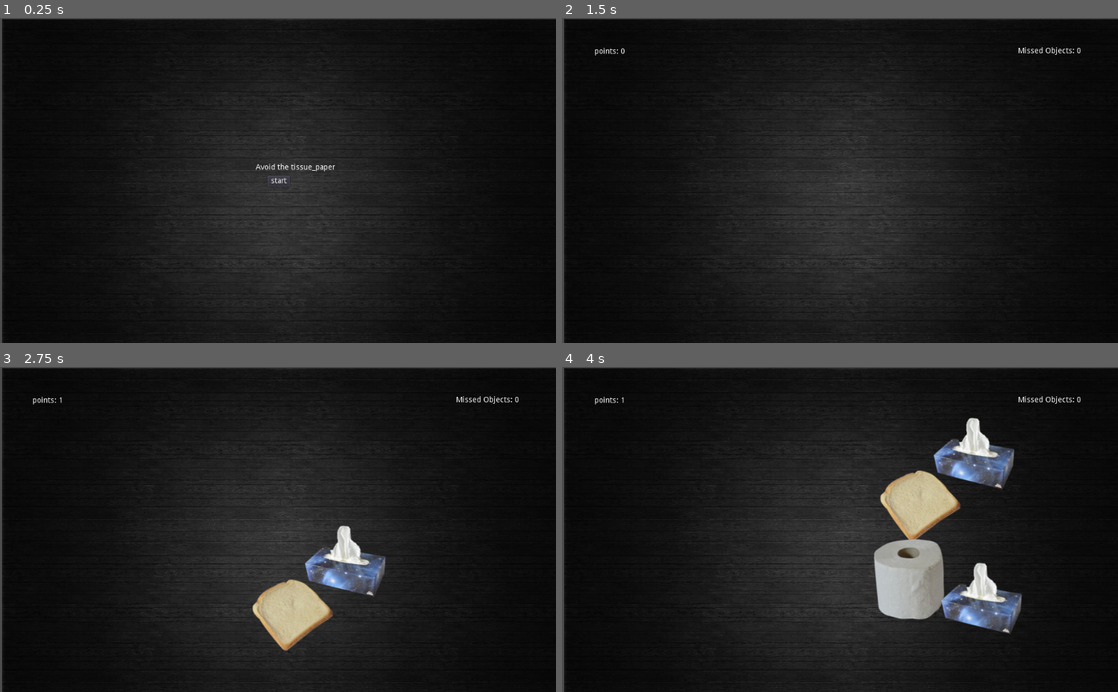
Above: before the commit, frames 1-4 (two rows, left to right).
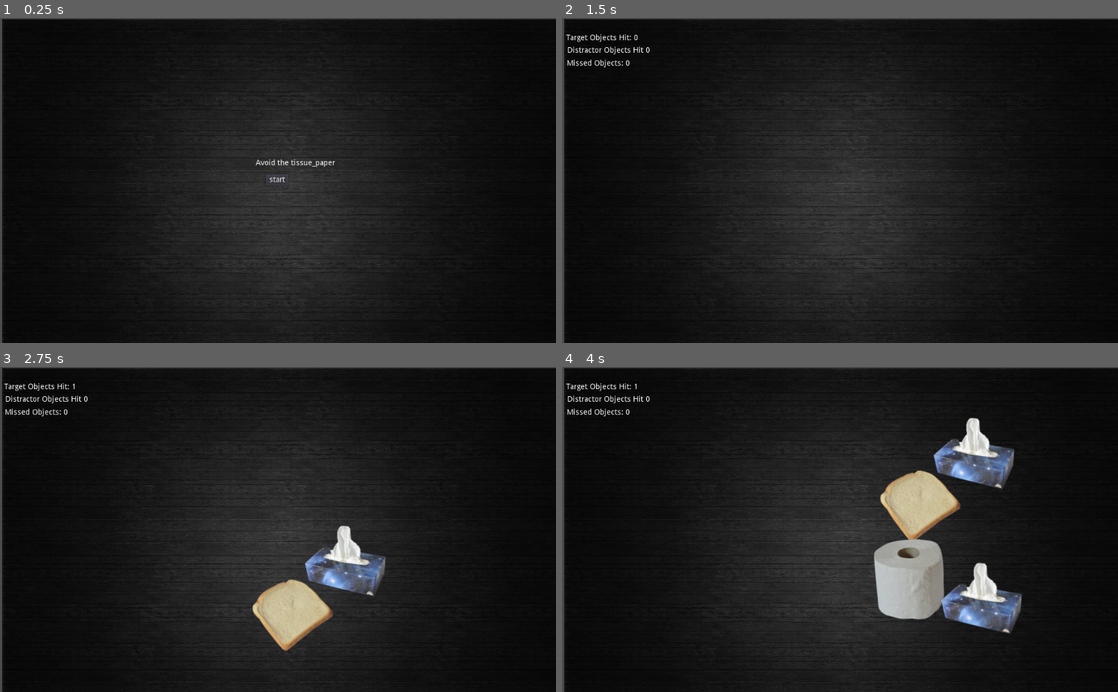
Above: after the commit, the same moments.

Repository: resquenazi/Object_Discrimination_Video_Game
Game: Godot game, scene res://Scenes/Game.tscn
The game is run twice, just before and just after one commit, with the same random seed, the same clock (stepped at 60 frames per second) and the same inputs.
Inputs (mouse positions are in pixels of both pictures, inside the frame that each line leads up to):
- Up to frame 1 (0.25 s): no input
- Up to frame 2 (1.5 s): click "start" at 0.5 s; tap Enter at 1.25 s; move the mouse to (962, 164) at 1.27 s; click (962, 164) at 1.35 s
- Up to frame 3 (2.75 s): move the mouse to (505, 581) at 2.02 s; click (505, 581) at 2.1 s
- Up to frame 4 (4 s): move the mouse to (895, 458) at 2.77 s; click (895, 458) at 2.85 s; move the mouse to (812, 594) at 3.52 s; click (812, 594) at 3.6 s

The runs differ from the first frame. In frame 1, 0.3% of the frame differs, in the area x 46-61%, y 43-52%; in frame 2, 0.5%, in the area x 0-94%, y 4-16%; in frame 3, 0.5%; in frame 4, 0.5%.

Commit message:
added some labels that are more clear than before

Diff:
--- a/Scenes/Game.tscn
+++ b/Scenes/Game.tscn
@@ -21,41 +21,53 @@
 scale = Vector2( 0.500725, 0.537127 )
 texture = ExtResource( 1 )
 
-[node name="ScoreLabel" type="Label" parent="."]
-margin_left = 60.0
-margin_top = 55.0
-margin_right = 183.0
-margin_bottom = 96.0
-text = "Score: "
+[node name="TargetObjectsScoreLabel" type="Label" parent="."]
+anchor_top = 0.5
+anchor_bottom = 0.5
+margin_left = 8.0
+margin_top = 30.0
+margin_right = 168.0
+margin_bottom = 71.0
+text = "Target Objects Hit:"
 __meta__ = {
 "_edit_use_anchors_": false
 }
 
-[node name="MissedObjects" type="Label" parent="."]
-margin_left = 839.832
-margin_top = 53.5051
-margin_right = 981.832
-margin_bottom = 77.5051
+[node name="DistractorObjectsScoreLabel" type="Label" parent="."]
+margin_left = 10.0
+margin_top = 53.0
+margin_right = 201.0
+margin_bottom = 90.0
+text = "Distractor Objects Hit:"
+__meta__ = {
+"_edit_use_anchors_": false
+}
+
+[node name="MissedObjectsLabel" type="Label" parent="."]
+margin_left = 9.38098
+margin_top = 77.3082
+margin_right = 151.381
+margin_bottom = 121.308
 text = "Missed Objects: "
 __meta__ = {
 "_edit_use_anchors_": false
 }
 
 [node name="GameOver" type="Label" parent="."]
-margin_left = 471.225
-margin_top = 268.878
-margin_right = 548.224
-margin_bottom = 282.878
+margin_left = 471.0
+margin_top = 261.0
+margin_right = 560.0
+margin_bottom = 283.0
 text = "Game Over!"
 __meta__ = {
 "_edit_use_anchors_": false
 }
 
 [node name="Menu" type="CenterContainer" parent="."]
-margin_left = 1.77551
-margin_top = 3.94388
-margin_right = 1024.78
-margin_bottom = 597.944
+margin_left = -1.40283
+margin_top = 2.8844
+margin_right = 1021.6
+margin_bottom = 596.884
 __meta__ = {
 "_edit_use_anchors_": false
 }
--- a/Scripts/DistractorObjects.gd
+++ b/Scripts/DistractorObjects.gd
@@ -23,7 +23,7 @@
 		pos.y -= w/2
 		if mousePos.x >= pos.x and mousePos.x <= pos.x + w and mousePos.y >= pos.y \
 		and mousePos.y <= pos.y + w:
-				get_parent().points -= 1
+				get_parent().distractorObjectsPoints += 1
 				queue_free()
 	if global_position.y > 500:
 		get_parent().fallingObjects +=1
--- a/Scripts/Game.gd
+++ b/Scripts/Game.gd
@@ -5,7 +5,8 @@
 export (PackedScene) var DistractorObjects
 
 ## initialize game variables
-var points = 0 #keep score
+var targetObjectsPoints = 0 #keep score of how many target objects were sliced
+var distractorObjectsPoints = 0
 var fallingObjects = 0 #keep track of missed objects
 var start = false  #start game
 var end = false #end game
@@ -19,20 +20,22 @@
 
 ## hide things once user presses start
 func _ready():
-	$ScoreLabel.hide()
-	$MissedObjects.hide()
+	$TargetObjectsScoreLabel.hide()
+	$MissedObjectsLabel.hide()
+	$DistractorObjectsScoreLabel.hide()
 
 ## set up score keeping
 func _physics_process(delta):
-	$ScoreLabel.set_text("points: " + str(points))
-	$MissedObjects.set_text("Missed Objects: " + str(fallingObjects))
+	$TargetObjectsScoreLabel.set_text("Target Objects Hit: " + str(targetObjectsPoints))
+	$MissedObjectsLabel.set_text("Missed Objects: " + str(fallingObjects))
+	$DistractorObjectsScoreLabel.set_text("Distractor Objects Hit " + str(distractorObjectsPoints))
 	$GameOver.set_text(" ")
 
 	# determine when game ends
 	if start and !end:
 		if fallingObjects >= 4:
 			end = true
-		if points > cDif:
+		if targetObjectsPoints > cDif:
 			cDif += 10
 			$TargetObjectsTimer.set_wait_time($TargetObjectsTimer.get_wait_time() - 0.1)
 
@@ -46,8 +49,9 @@
 ## instance scenes
 func _on_Start_pressed():
 	start = true
-	$ScoreLabel.show()
-	$MissedObjects.show()
+	$TargetObjectsScoreLabel.show()
+	$DistractorObjectsScoreLabel.show()
+	$MissedObjectsLabel.show()
 	$TargetObjectsTimer.start()
 	$DistractorObjectsTimer.start()
 	$Menu/Start.hide()
--- a/Scripts/TargetObjects.gd
+++ b/Scripts/TargetObjects.gd
@@ -22,7 +22,7 @@
 		pos.y -= w/2
 		if mousePos.x >= pos.x and mousePos.x <= pos.x + w and mousePos.y >= pos.y \
 		and mousePos.y <= pos.y + w:
-				get_parent().points += 1
+				get_parent().targetObjectsPoints += 1
 				queue_free()
 	if global_position.y > 500:
 		get_parent().fallingObjects +=1
